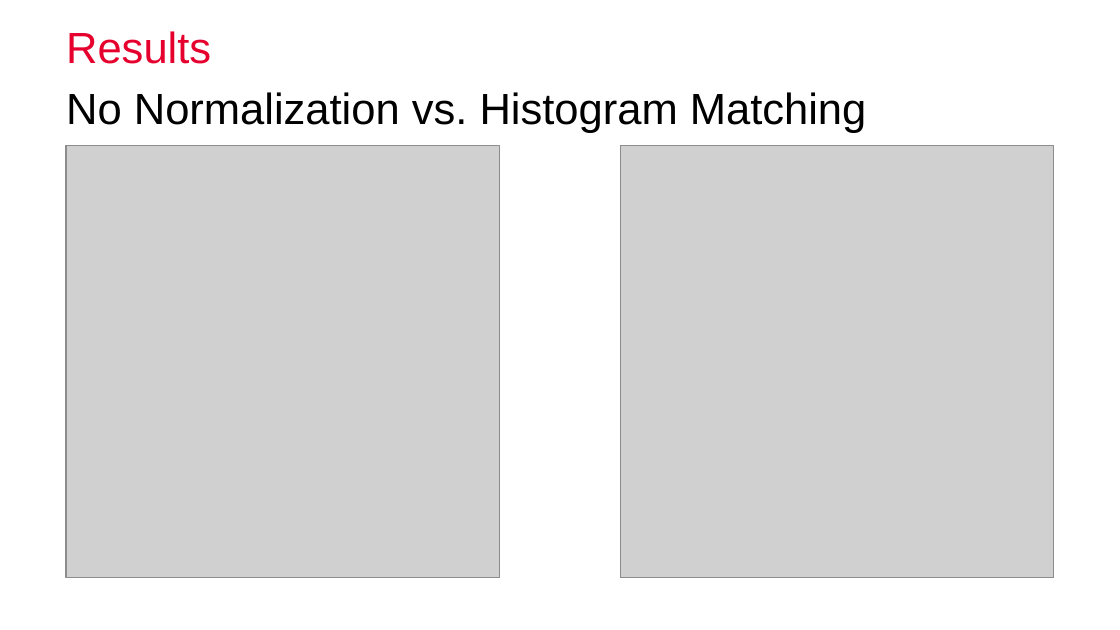
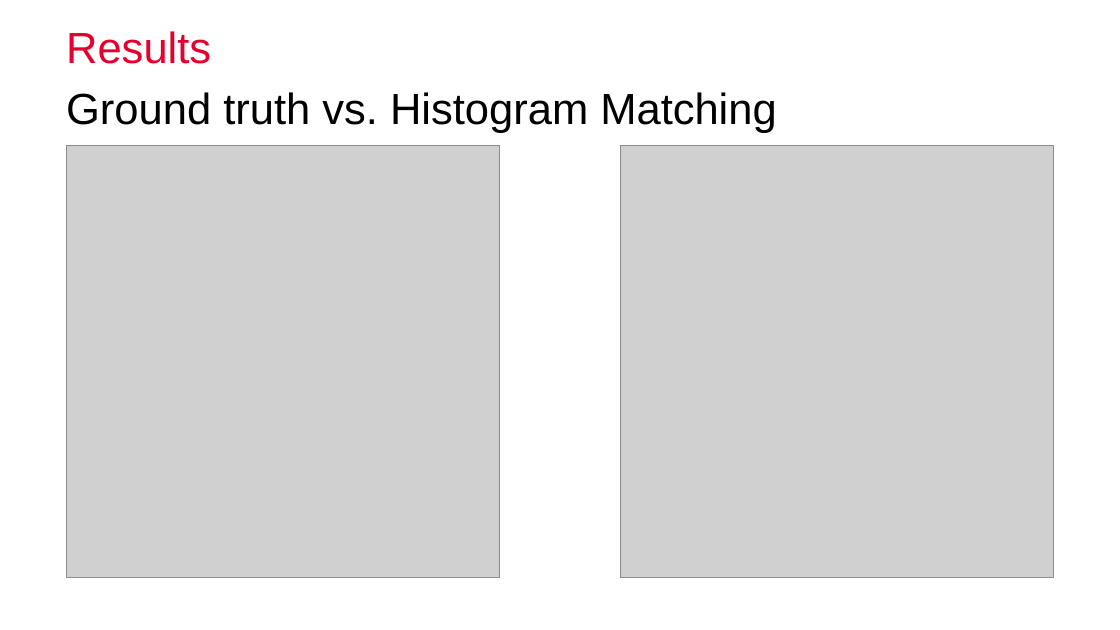
Before and after one commit to nibill/MIALab-1, a slide deck: slide 16 of Presentation/Final/FinalPresentation_Group3_BucheggerDuranWeber.pptx (slide 13 before the commit). Drawn at 1120x630 pixels with LibreOffice and Linux fonts; fonts in the diff are those of the drawing; grey boxes stand for pictures; background and template pictures are left out. Boxes give left, top, right and bottom in pixels: in the first picture for what was removed or moved away, otherwise in the second. Text is boxed around its words. In the diff, an @@ line names an element or a change of style, - is before the commit and + after.

```diff
--- a/Presentation/Final/FinalPresentation_Group3_BucheggerDuranWeber.pptx
+++ b/Presentation/Final/FinalPresentation_Group3_BucheggerDuranWeber.pptx
@@ text at [66,92,777,133]: text changed @@
-No Normalization vs. Histogram Matching
+Ground truth vs. Histogram Matching
```
Also in this commit, not shown: 6 other slides changed, 12 slides added, 8 slides removed, 1 other file.
